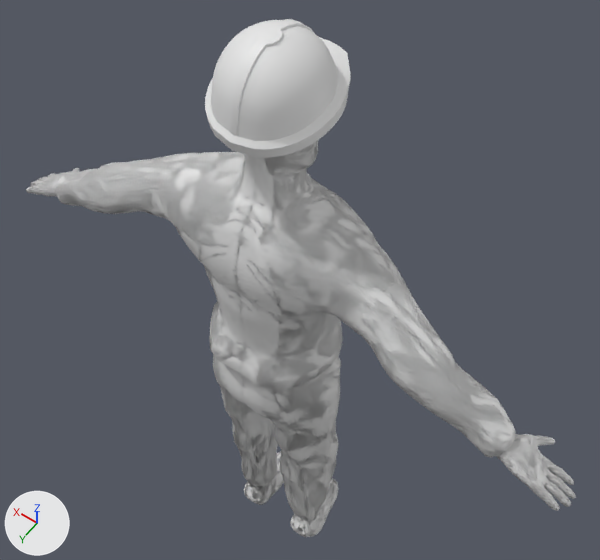
A saved change to the FBX model Assets/Characters/person5.fbx.
The view is the same before and after, from a camera (50 mm lens) standing at (-0.764, 0.974, 2.911) and looking at (0.05, -0.166, 1.12). The axes (+X, +Y, +Z) are drawn at lower left. The lights are the same throughout. The first picture is the older version. Where no turn or scale is listed for an object, it has been applied to the vertices.

Names of what the first picture shows: 'Helmet', 'Human'.
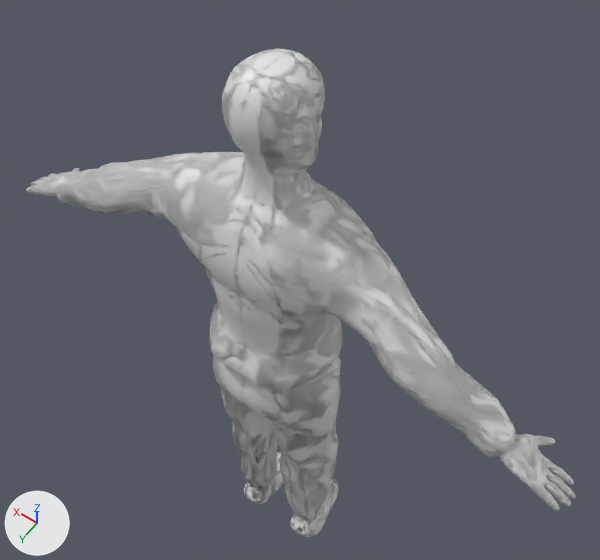
Commit message: Update high-res person models

Boxes (x1, y1, x2, y2) around the edits, measured in the pictures (600 x 560 px):
'Helmet', deleted: before (205, 19, 351, 158)

The edits, one by one:
Object 'Helmet' (ob_helmet) is deleted.
